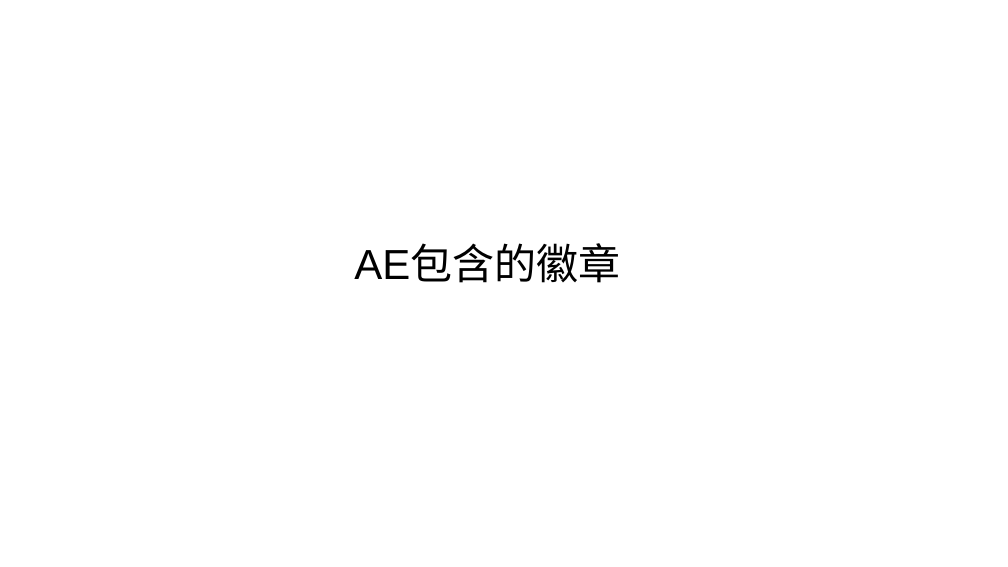
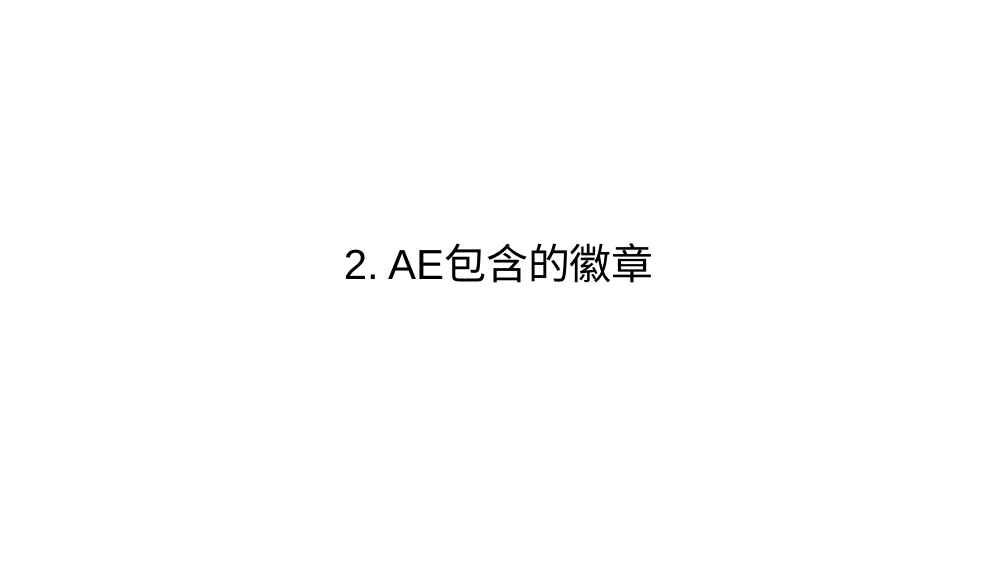
Before and after one commit to fmy-fly/Pre-ppt, a slide deck: slide 8 of AE介绍.pptx (slide 7 before the commit). Drawn at 1008x567 pixels with LibreOffice and Linux fonts; fonts in the diff are those of the drawing. Boxes give left, top, right and bottom in pixels: in the first picture for what was removed or moved away, otherwise in the second. Text is boxed around its words. In the diff, an @@ line names an element or a change of style, - is before the commit and + after.

```diff
--- a/AE介绍.pptx
+++ b/AE介绍.pptx
@@ text at <box>344,246,654,283</box>: text changed @@
-AE包含的徽章
+2. AE包含的徽章
```
Also in this commit, not shown: 18 other slides changed, 2 slides added, 1 slide removed.
